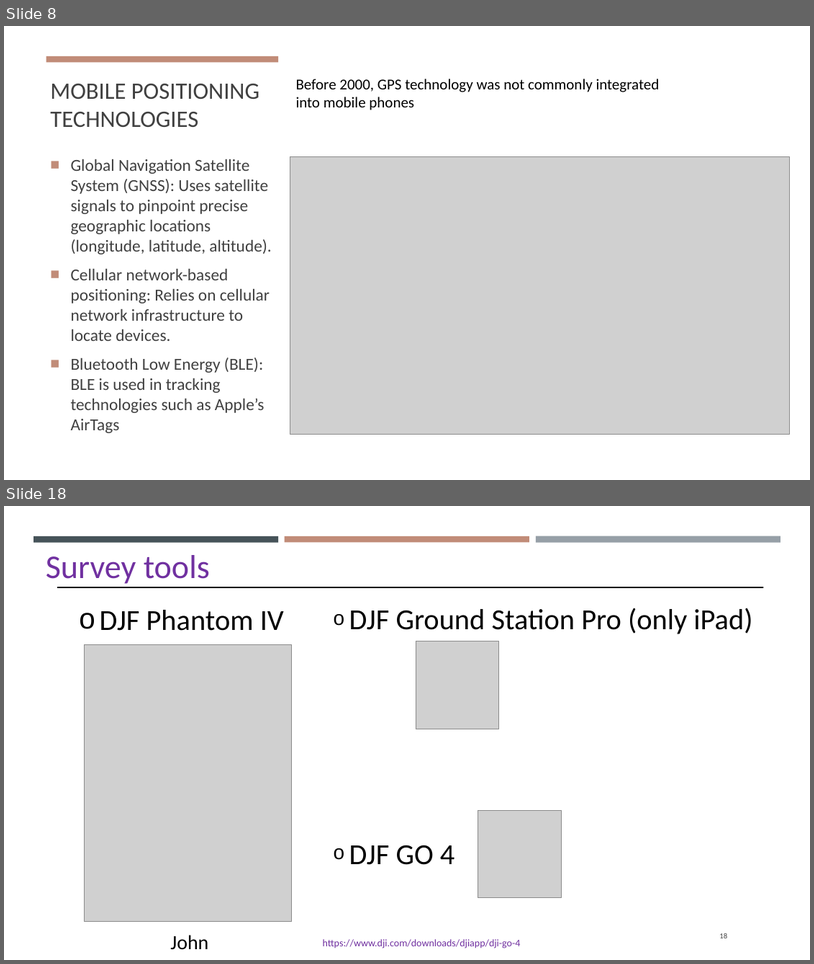
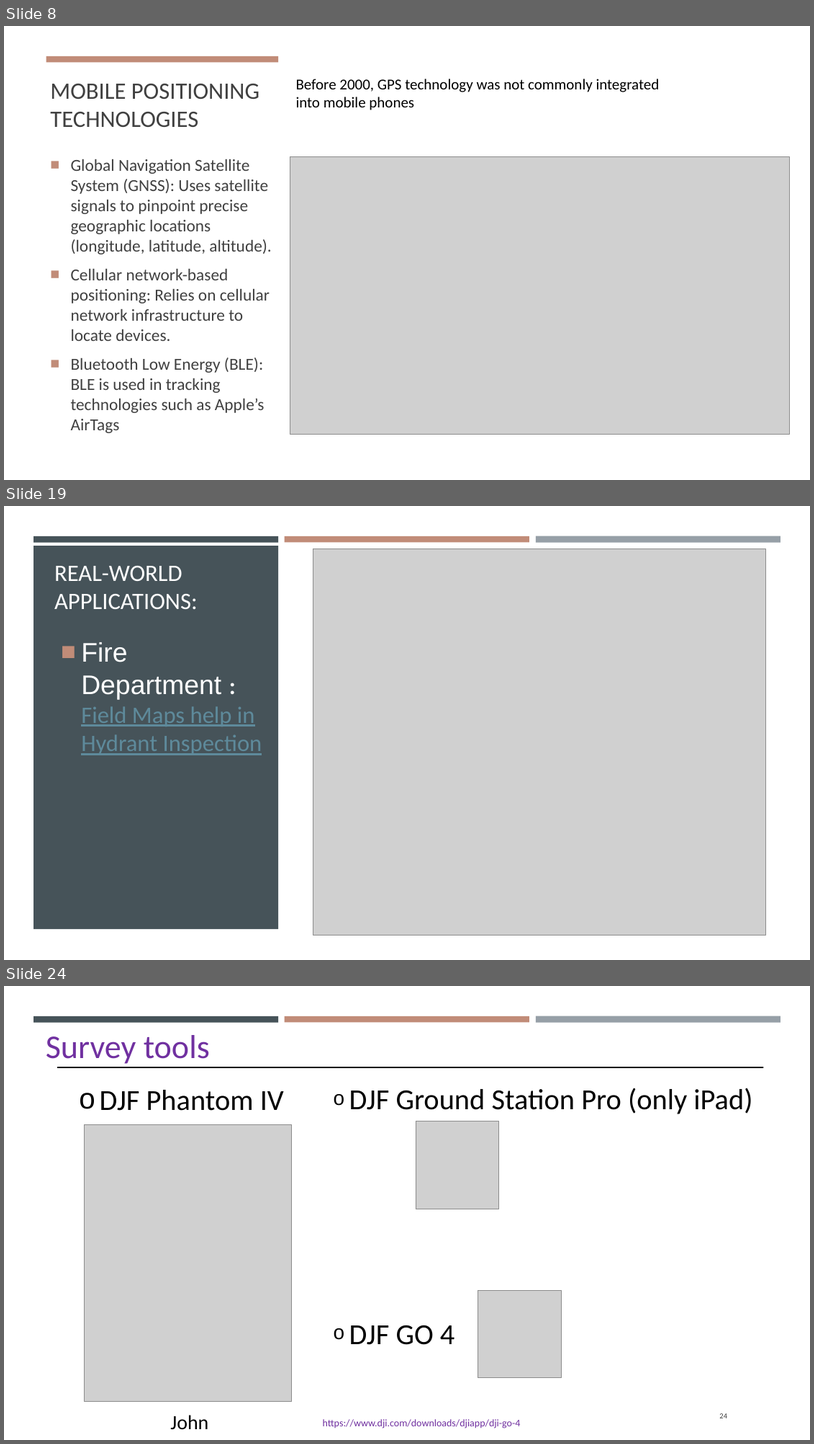
Before and after one commit to gisynw/Field_Techniques, a slide deck: docs/Lectures/Week02/Week02_Intro_To_Field_Technologies.pptx. Shown one above the other, each under a label of ours: slides 8 and 18 before the commit, slides 8, 19 and 24 after it; the slides between them are not shown. The pictures are 814x964 and 814x1444 pixels, drawn with LibreOffice and Linux fonts; fonts in the diff are those of the drawing; grey boxes stand for pictures. Boxes give left, top, right and bottom in pixels: in the first picture for what was removed or moved away, otherwise in the second. Text is boxed around its words. In the diff, an @@ line names an element or a change of style, - is before the commit and + after.

```diff
--- a/docs/Lectures/Week02/Week02_Intro_To_Field_Technologies.pptx
+++ b/docs/Lectures/Week02/Week02_Intro_To_Field_Technologies.pptx
@@ slide 19 added at (4, 506, 810, 960), background #22363C @@
@@ rectangle added at (4, 506, 810, 960), fill #FFFFFF @@
@@ rectangle added at (34, 546, 278, 929), fill #465359 @@
@@ rectangle added at (34, 536, 278, 542), fill #465359 @@
@@ rectangle added at (285, 536, 530, 542), fill #C18C78 @@
@@ rectangle added at (536, 536, 781, 543), fill #969FA7 @@
@@ title added at (54, 566, 198, 609), 28 pt, text #FFFFFF @@
+REAL-WORLD APPLICATIONS:
@@ picture added at (314, 549, 766, 934) @@
@@ text added at (81, 642, 262, 755), 28 pt, text #5E8A9B, underline @@
+  ■ Fire Department : Field Maps help in Hydrant Inspection
@@ what was slide 18 is now slide 24 @@
@@ page number at (720, 1413, 728, 1418): text changed @@
-18
+24
```
Also in this commit, not shown: 12 slides changed, 5 other slides added, 3 slides removed.
